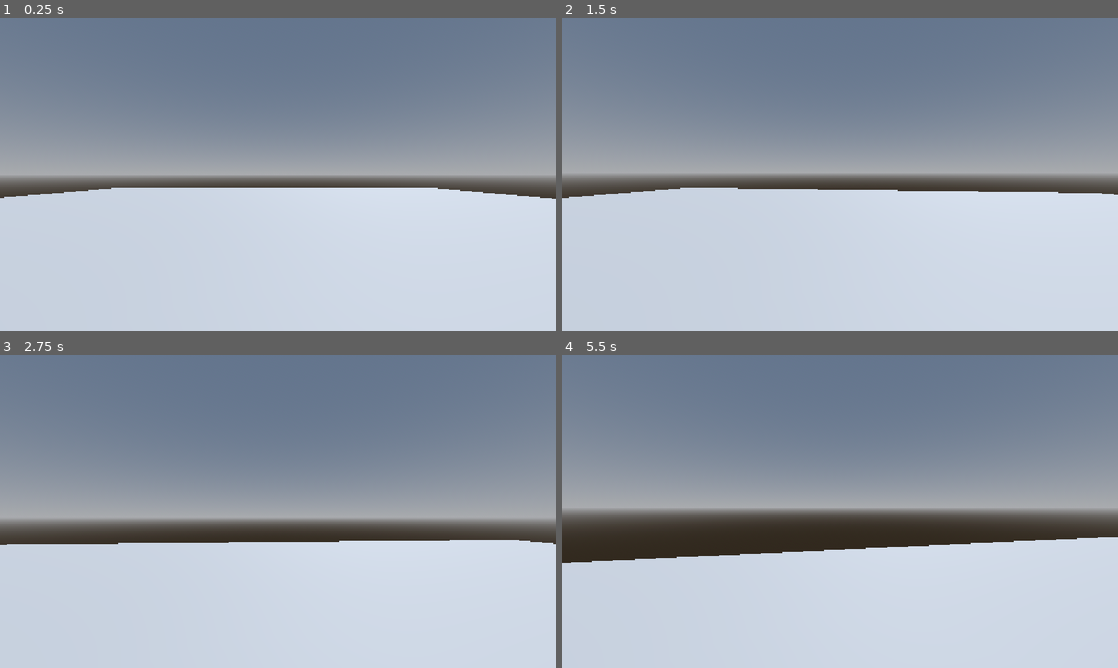
Above: before the commit, frames 1-4 (two rows, left to right).
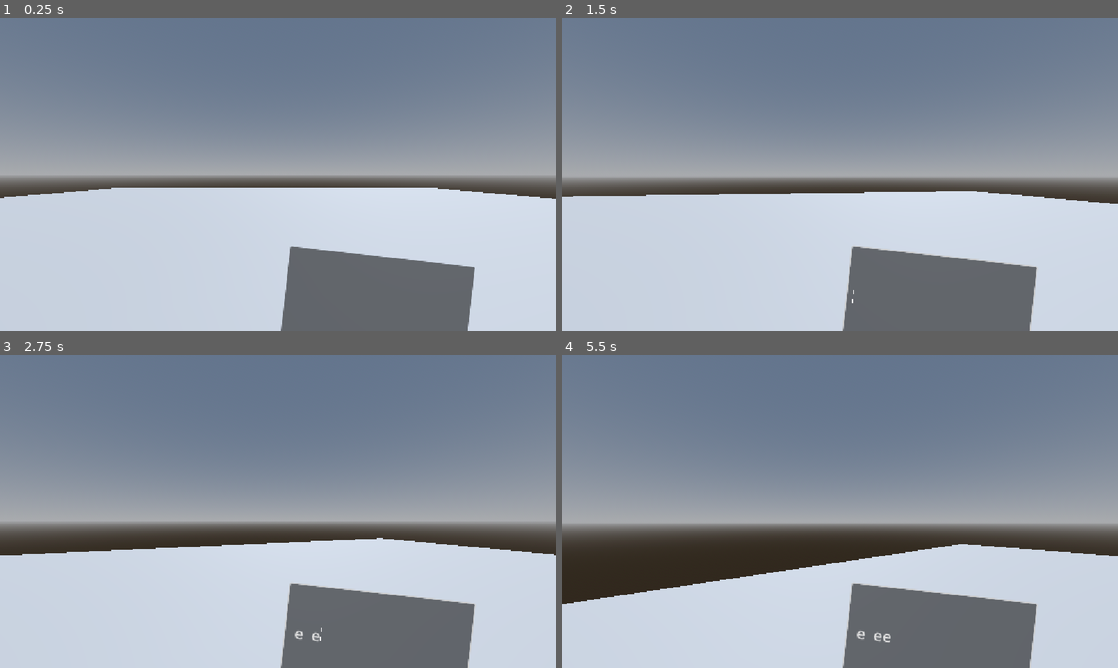
Above: after the commit, the same moments.

Repository: WorseThanBetter/Minuscript
Game: Godot game, scene res://scenes/main.tscn
Same seed, same stepped clock (60 frames per second), same inputs: the game is played once before the commit and once after it.
Inputs (mouse positions are in pixels of both pictures, inside the frame that each line leads up to):
- Up to frame 1 (0.25 s): no input
- Up to frame 2 (1.5 s): tap Enter at 0.5 s; move the mouse to (867, 174) at 0.52 s; hold Space (jump) 0.53-1.28 s; hold W (forward) from 0.53 s (still down); tap E (write, bound only after the commit) at 0.6 s; move the mouse to (812, 174) at 1.27 s; tap Space (jump) at 1.35 s
- Up to frame 3 (2.75 s): keep holding W (forward); tap Space (jump) at 1.52, 1.82 s; tap E (write, bound only after the commit) at 1.55, 2.1 s; move the mouse to (289, 505) at 2.02 s; hold Space (jump) from 2.03 s (still down)
- Up to frame 4 (5.5 s): move the mouse to (834, 517) at 2.77 s; release Space (jump) at 2.78 s; tap E (write, bound only after the commit) at 2.85, 4.35, 5.1 s; tap Space (jump) at 3.02, 3.32, 4.52, 4.82 s; move the mouse to (878, 514) at 3.52 s; hold Space (jump) 3.53-4.28 s; tap Escape (escape) at 4.15 s; move the mouse to (673, 464) at 4.27 s; release W (forward) at 4.28 s; hold A (left) 4.28-5.03 s; move the mouse to (867, 511) at 5.02 s; hold S (backward) from 5.03 s (still down); hold Space (jump) from 5.03 s (still down)

The runs differ from the first frame. In frame 1, 8.0% of the frame differs, in the area x 50-86%, y 72-100%; in frame 2, 11%; in frame 3, 12%; in frame 4, 22%, in the area x 0-100%, y 49-100%.

Commit message:
Game Manager, Player Input
- Created a Global Script, GM.gd, for facilitating interaction between the player and puzzle nodes.
- Searches through a dictionary to find words the player inputs (Which is much more efficient than my original plan, O(1) vs. O(n).

Diff:
--- a/minuscript/player.gd
+++ /dev/null
@@ -1,72 +0,0 @@
-extends CharacterBody3D
-
-const PUSH_FORCE = 1
-const SPEED = 5.0
-const JUMP_VELOCITY = 4.5
-const MOUSE_SENSITIVITY = 0.15
-const MOUSE_INVERT = 1 # -1 for inverted y
-
-
-@export var neck_vertical: Node3D
-@export var neck_horizontal: Node3D
-@onready var camera: Camera3D = $neck_horizontal/neck_vertical/camera
-#@onready var raycast: RayCast3D = $neck_horizontal/neck_vertical/raycast
-var camera_direction: Vector3 = Vector3.ZERO
-
-
-func _ready() -> void:
-	Input.set_mouse_mode(Input.MOUSE_MODE_CAPTURED)
-
-
-func _physics_process(delta: float) -> void:
-
-	if Input.is_action_just_pressed("escape"):
-		if Input.get_mouse_mode() == Input.MOUSE_MODE_VISIBLE:
-			Input.set_mouse_mode(Input.MOUSE_MODE_CAPTURED)
-		else:
-			Input.set_mouse_mode(Input.MOUSE_MODE_VISIBLE)
-
-
-	# Add the gravity.
-	if not is_on_floor():
-		if velocity.y > 0 and Input.is_action_pressed("jump"):
-				velocity += get_gravity() * delta
-		else:
-			velocity += get_gravity() * delta * 1.3
-
-	# Handle jump.
-	if Input.is_action_just_pressed("jump") and is_on_floor():
-		velocity.y = JUMP_VELOCITY
-
-
-	# Get the input direction and handle the movement/deceleration.
-	var input_dir := Input.get_vector("left", "right", "forward", "backward")
-	var direction = (neck_horizontal.transform.basis * Vector3(input_dir.x, 0, input_dir.y)).normalized()
-	if direction:
-		velocity.x = direction.x * SPEED
-		velocity.z = direction.z * SPEED
-	else:
-		velocity.x = move_toward(velocity.x, 0, SPEED)
-		velocity.z = move_toward(velocity.z, 0, SPEED)
-
-	move_and_slide()
-
-
-	for i in get_slide_collision_count():
-		var collision = get_slide_collision(i)
-		var collider = collision.get_collider()
-
-		#Box Pushing
-		if collider is RigidBody3D and collider.is_in_group("Pushed"):
-			# Apply an impulse at the collision point in the opposite direction of the normal
-			var push_dir = -collision.get_normal()
-			collider.apply_impulse(push_dir * PUSH_FORCE, collision.get_position() - collider.global_position)
-
-
-func _input(event):
-	if event is InputEventMouseMotion and Input.get_mouse_mode() == Input.MOUSE_MODE_CAPTURED:
-		neck_vertical.rotate_x(deg_to_rad(-event.relative.y * MOUSE_SENSITIVITY * MOUSE_INVERT))
-		neck_horizontal.rotate_y(deg_to_rad(-event.relative.x * MOUSE_SENSITIVITY))
-		neck_vertical.rotation.x = clamp(neck_vertical.rotation.x, deg_to_rad(-60), deg_to_rad(60))
-		var rotation_angles = Vector3(neck_vertical.rotation.x, neck_horizontal.rotation.y, 0)
-		camera_direction = Basis.from_euler(rotation_angles) * Vector3.FORWARD
--- a/minuscript/project.godot
+++ b/minuscript/project.godot
@@ -14,6 +14,10 @@
 run/main_scene="uid://dirv0q16ubfi7"
 config/features=PackedStringArray("4.7", "Forward Plus")
 config/icon="res://assets/icon.svg"
+
+[autoload]
+
+GM="*uid://cihiaos3k5iwj"
 
 [display]
 
@@ -64,6 +68,17 @@
 "events": [Object(InputEventKey,"resource_local_to_scene":false,"resource_name":"","device":-1,"window_id":0,"alt_press …(195 unchanged characters)…
 ]
 }
+enter={
+"deadzone": 0.2,
+"events": [Object(InputEventKey,"resource_local_to_scene":false,"resource_name":"","device":-1,"window_id":0,"alt_pressed":false,"shift_pressed":false,"ctrl_pressed":false,"meta_pressed":false,"pressed":false,"keycode":0,"physical_keycode":4194309,"key_label":0,"unicode":0,"location":0,"echo":false,"script":null)
+]
+}
+write={
+"deadzone": 0.2,
+"events": [Object(InputEventKey,"resource_local_to_scene":false,"resource_name":"","device":-1,"window_id":0,"alt_pressed":false,"shift_pressed":false,"ctrl_pressed":false,"meta_pressed":false,"pressed":false,"keycode":0,"physical_keycode":69,"key_label":0,"unicode":101,"location":0,"echo":false,"script":null)
+, Object(InputEventMouseButton,"resource_local_to_scene":false,"resource_name":"","device":-1,"window_id":0,"alt_pressed":false,"shift_pressed":false,"ctrl_pressed":false,"meta_pressed":false,"button_mask":2,"position":Vector2(840, 34),"global_position":Vector2(859, 130),"factor":1.0,"button_index":2,"canceled":false,"pressed":true,"double_click":false,"script":null)
+]
+}
 
 [physics]
 
--- a/minuscript/scenes/main.tscn
+++ b/minuscript/scenes/main.tscn
@@ -1,6 +1,6 @@
 [gd_scene format=3 uid="uid://dirv0q16ubfi7"]
 
-[ext_resource type="PackedScene" uid="uid://cq2dcgivob5ed" path="res://player.tscn" id="1_o5qli"]
+[ext_resource type="PackedScene" uid="uid://cq2dcgivob5ed" path="res://scenes/player.tscn" id="1_o5qli"]
 
 [sub_resource type="ProceduralSkyMaterial" id="ProceduralSkyMaterial_o5qli"]
 sky_horizon_color = Color(0.66224277, 0.6717428, 0.6867428, 1)
--- a/minuscript/player.tscn
+++ b/minuscript/scenes/player.tscn
@@ -1,6 +1,6 @@
 [gd_scene format=3 uid="uid://cq2dcgivob5ed"]
 
-[ext_resource type="Script" uid="uid://cx4f4qpdum5od" path="res://player.gd" id="1_4flbx"]
+[ext_resource type="Script" uid="uid://cx4f4qpdum5od" path="res://scripts/player.gd" id="1_4flbx"]
 
 [sub_resource type="CapsuleShape3D" id="CapsuleShape3D_hd2bn"]
 
@@ -23,3 +23,22 @@
 
 [node name="CollisionPolygon3D" type="MeshInstance3D" parent="." unique_id=1170439330]
 mesh = SubResource("CapsuleMesh_hd2bn")
+
+[node name="Control" type="Control" parent="." unique_id=2053557153]
+layout_mode = 3
+anchors_preset = 0
+offset_right = 40.0
+offset_bottom = 40.0
+
+[node name="LineEdit" type="LineEdit" parent="Control" unique_id=1490143914]
+layout_mode = 0
+offset_left = 601.986
+offset_top = 472.81653
+offset_right = 986.4018
+offset_bottom = 674.9686
+rotation = 0.1117499
+theme_override_font_sizes/font_size = 32
+max_length = 24
+selecting_enabled = false
+
+[connection signal="text_submitted" from="Control/LineEdit" to="." method="_on_line_edit_text_submitted"]
--- /dev/null
+++ b/minuscript/scripts/GM.gd
@@ -0,0 +1,13 @@
+#Game Manager
+extends Node
+
+signal puzzle_found(puzzle)
+
+var word_dict: Dictionary = {"test": "test"}
+
+func word_input(word: String) -> Node3D:
+	print("Player inputted: " + word)
+	if (word_dict.get(word)):
+		print("Puzzle found!")
+	puzzle_found.emit(word_dict.get(word))
+	return null
--- /dev/null
+++ b/minuscript/scripts/player.gd
@@ -0,0 +1,94 @@
+extends CharacterBody3D
+
+const PUSH_FORCE = 1
+const SPEED = 5.0
+const JUMP_VELOCITY = 4.5
+const MOUSE_SENSITIVITY = 0.15
+const MOUSE_INVERT = 1 # -1 for inverted y
+
+
+
+@export var neck_vertical: Node3D
+@export var neck_horizontal: Node3D
+
+@onready var camera: Camera3D = $neck_horizontal/neck_vertical/camera
+@onready var line_edit: LineEdit = $Control/LineEdit
+#@onready var raycast: RayCast3D = $neck_horizontal/neck_vertical/raycast
+
+var camera_direction: Vector3 = Vector3.ZERO
+var movement_frozen: bool = false
+
+func _ready() -> void:
+	Input.set_mouse_mode(Input.MOUSE_MODE_CAPTURED)
+	GM.puzzle_found.connect(found_puzzle)
+
+
+func _physics_process(delta: float) -> void:
+
+	if Input.is_action_just_pressed("escape"):
+		if Input.get_mouse_mode() == Input.MOUSE_MODE_VISIBLE:
+			Input.set_mouse_mode(Input.MOUSE_MODE_CAPTURED)
+		else:
+			Input.set_mouse_mode(Input.MOUSE_MODE_VISIBLE)
+
+	if Input.is_action_just_pressed("write"):
+		movement_frozen = !movement_frozen
+		line_edit.grab_focus()
+
+	# Add the gravity.
+
+	if not is_on_floor():
+		if velocity.y > 0 and Input.is_action_pressed("jump"):
+				velocity += get_gravity() * delta
+		else:
+			velocity += get_gravity() * delta * 1.3
+
+	#player input
+	if (!movement_frozen):
+		# Handle jump.
+		if Input.is_action_just_pressed("jump") and is_on_floor():
+			velocity.y = JUMP_VELOCITY
+
+
+		# Get the input direction and handle the movement/deceleration.
+		var input_dir := Input.get_vector("left", "right", "forward", "backward")
+		var direction = (neck_horizontal.transform.basis * Vector3(input_dir.x, 0, input_dir.y)).normalized()
+		if direction:
+			velocity.x = direction.x * SPEED
+			velocity.z = direction.z * SPEED
+		else:
+			velocity.x = move_toward(velocity.x, 0, SPEED/2)
+			velocity.z = move_toward(velocity.z, 0, SPEED/2)
+
+	move_and_slide()
+
+
+	for i in get_slide_collision_count():
+		var collision = get_slide_collision(i)
+		var collider = collision.get_collider()
+		#Box Pushing
+		if collider is RigidBody3D and collider.is_in_group("Pushed"):
+			# Apply an impulse at the collision point in the opposite direction of the normal
+			var push_dir = -collision.get_normal()
+			collider.apply_impulse(push_dir * PUSH_FORCE, collision.get_position() - collider.global_position)
+
+
+func _input(event):
+	if !movement_frozen:
+		if event is InputEventMouseMotion and Input.get_mouse_mode() == Input.MOUSE_MODE_CAPTURED:
+			neck_vertical.rotate_x(deg_to_rad(-event.relative.y * MOUSE_SENSITIVITY * MOUSE_INVERT))
+			neck_horizontal.rotate_y(deg_to_rad(-event.relative.x * MOUSE_SENSITIVITY))
+			neck_vertical.rotation.x = clamp(neck_vertical.rotation.x, deg_to_rad(-60), deg_to_rad(60))
+			var rotation_angles = Vector3(neck_vertical.rotation.x, neck_horizontal.rotation.y, 0)
+			camera_direction = Basis.from_euler(rotation_angles) * Vector3.FORWARD
+
+
+func _on_line_edit_text_submitted(new_text: String) -> void:
+	print("User typed: ", new_text)
+	GM.word_input(new_text)
+	line_edit.clear()
+	line_edit.release_focus()
+	movement_frozen = false
+
+func found_puzzle(puzzle) -> void:
+	print("Player registered that puzzle was found.")
Not shown, added: minuscript/scripts/GM.gd.uid
Renamed: minuscript/player.gd.uid -> minuscript/scripts/player.gd.uid
